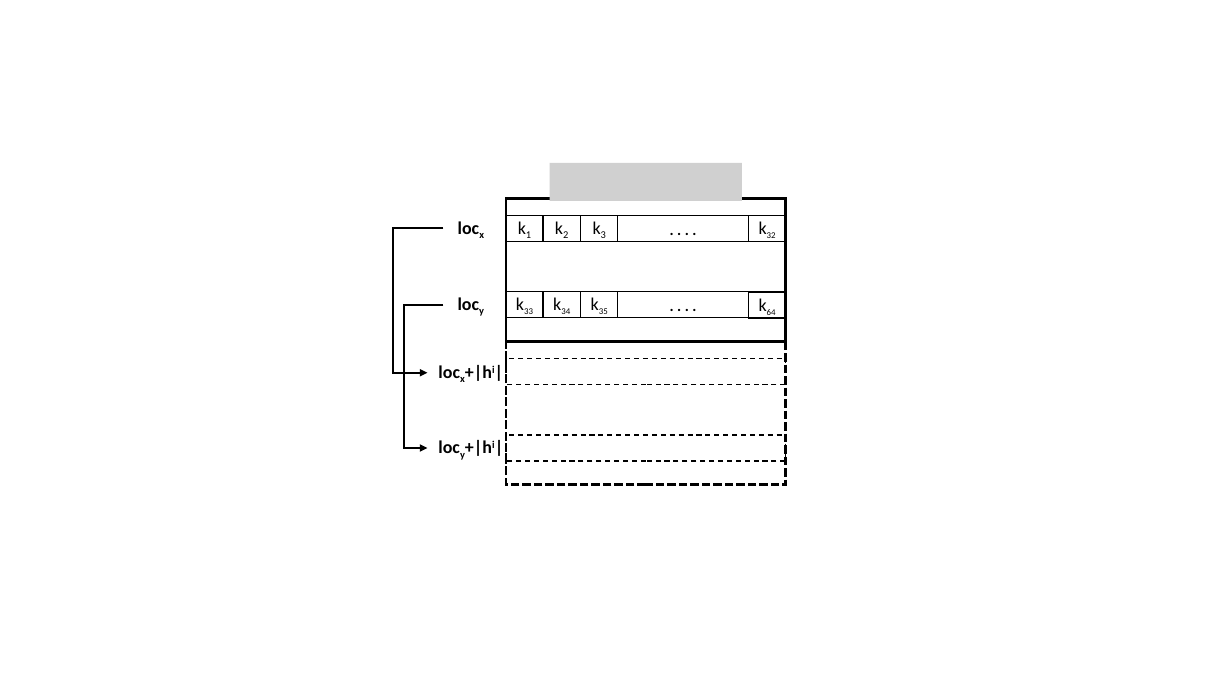
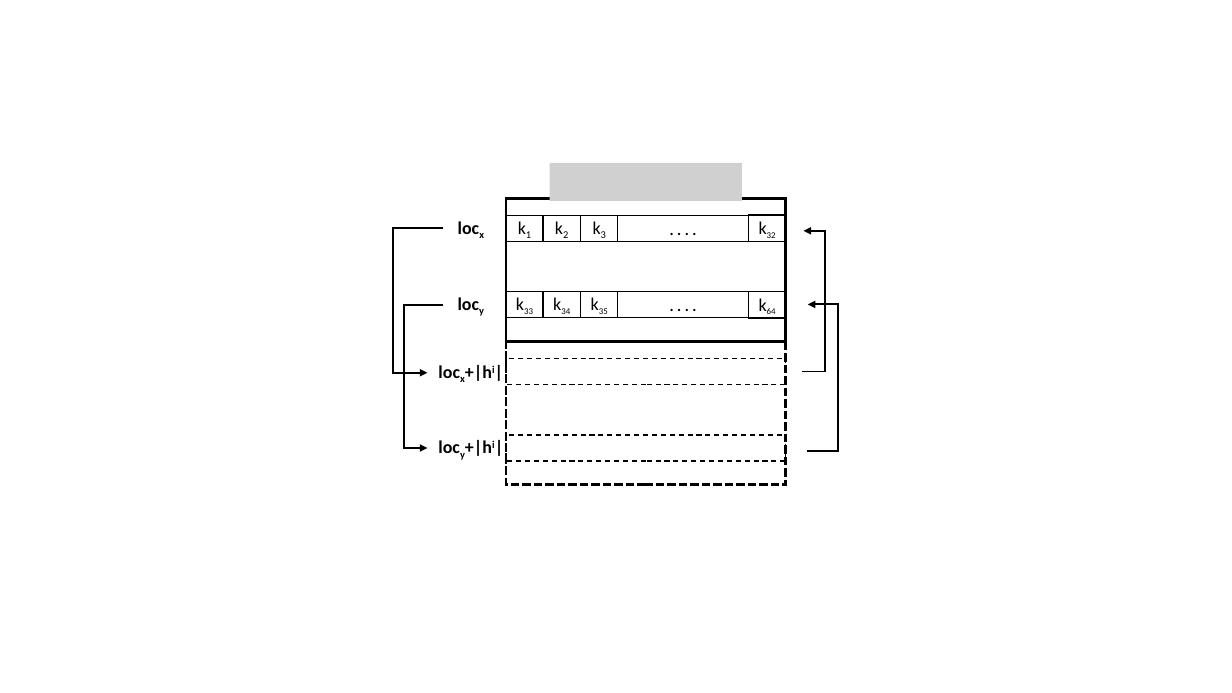
Before and after one commit to pauline-ly/databases_gpu, a slide deck: slide 5 of paper/fig/figures.pptx. Drawn at 1232x693 pixels with LibreOffice and Linux fonts; fonts in the diff are those of the drawing; grey boxes stand for pictures. Boxes give left, top, right and bottom in pixels: in the first picture for what was removed or moved away, otherwise in the second. Text is boxed around its words. In the diff, an @@ line names an element or a change of style, - is before the commit and + after.

```diff
--- a/paper/fig/figures.pptx
+++ b/paper/fig/figures.pptx
@@ elbow arrow added from (802, 372) to (804, 231), #000000 1.5 pt @@
@@ elbow arrow added from (807, 451) to (808, 304), #000000 1.5 pt @@
```
Also in this commit, not shown: 4 other files.
